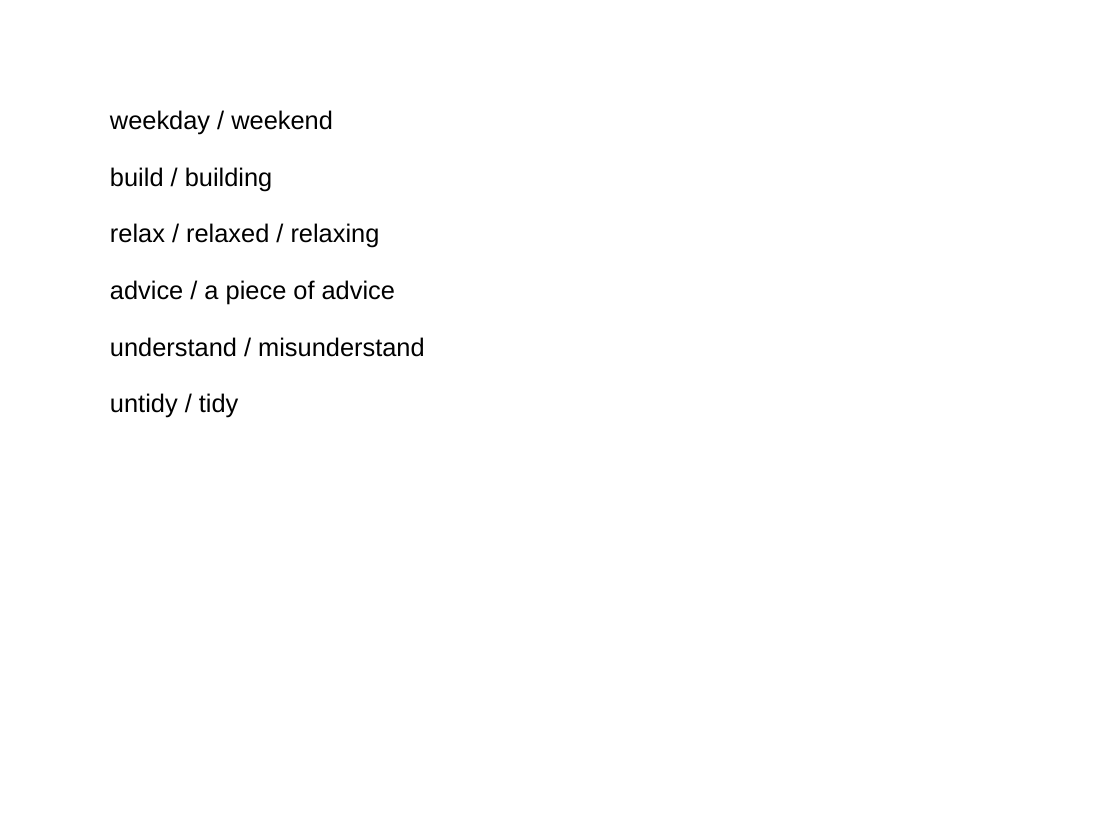
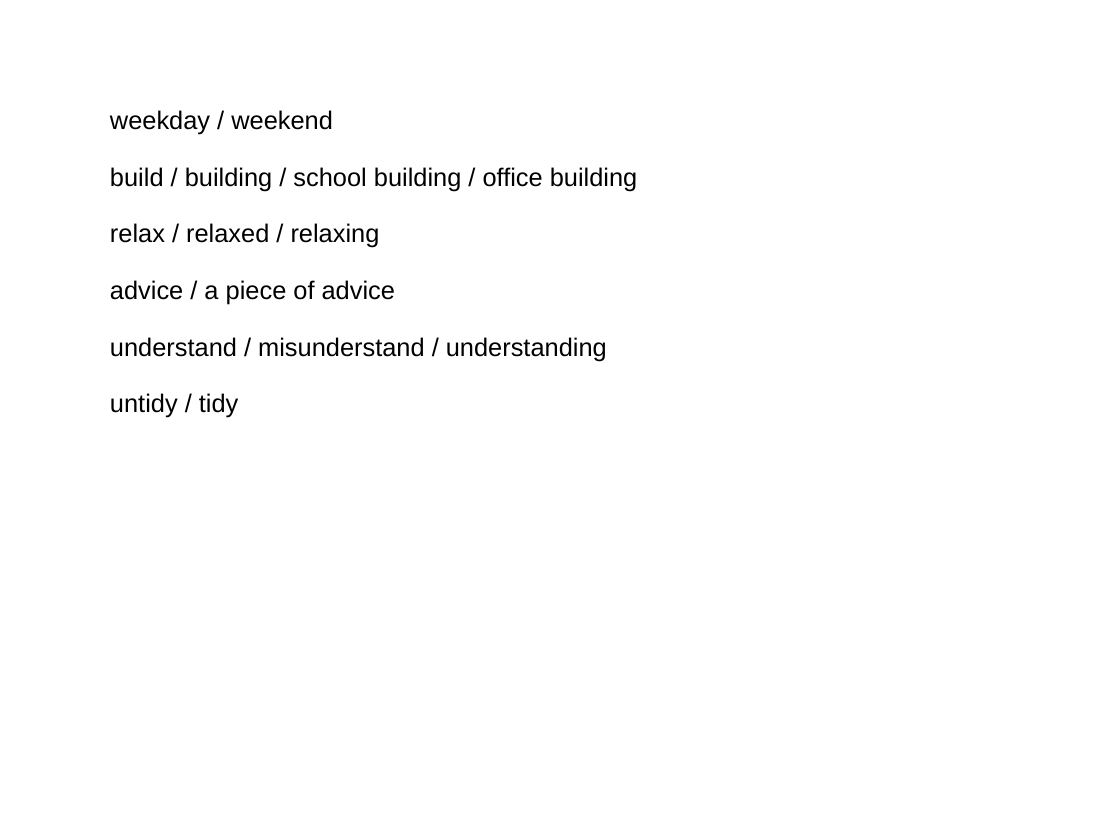
Before and after one commit to ericzhang/english-math, a slide deck: slide 2 of english/grade-7-下/7下英语人教版-unit-2-words.ppt. Drawn at 1120x840 pixels with LibreOffice and Linux fonts; fonts in the diff are those of the drawing. Boxes give left, top, right and bottom in pixels: in the first picture for what was removed or moved away, otherwise in the second. Text is boxed around its words. In the diff, an @@ line names an element or a change of style, - is before the commit and + after.

```diff
--- a/english/grade-7-下/7下英语人教版-unit-2-words.ppt
+++ b/english/grade-7-下/7下英语人教版-unit-2-words.ppt
@@ text at (x1=110, y1=167, x2=638, y2=191): text changed @@
-build / building
+build / building / school building / office building
@@ text at (x1=110, y1=337, x2=607, y2=361): text changed @@
-understand / misunderstand
+understand / misunderstand / understanding
```
Also in this commit, not shown: 1 other slide changed, 48 other files.
